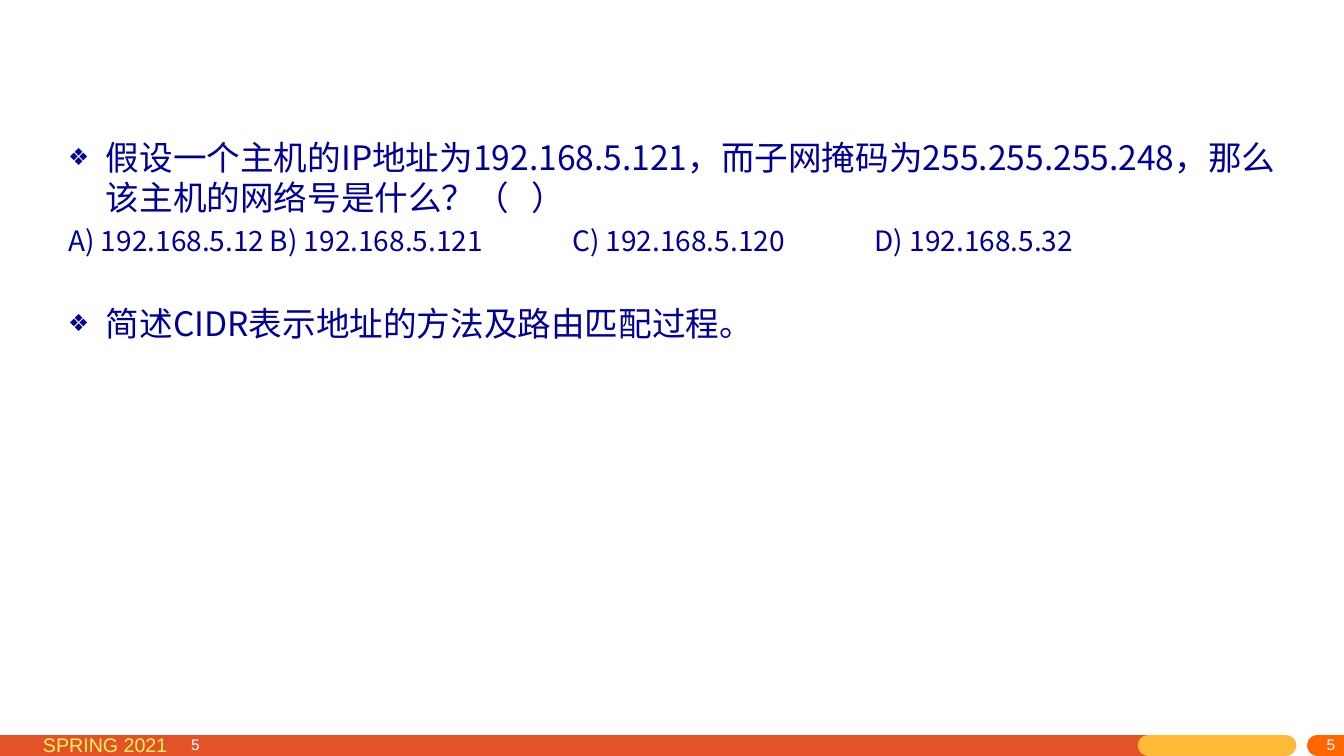
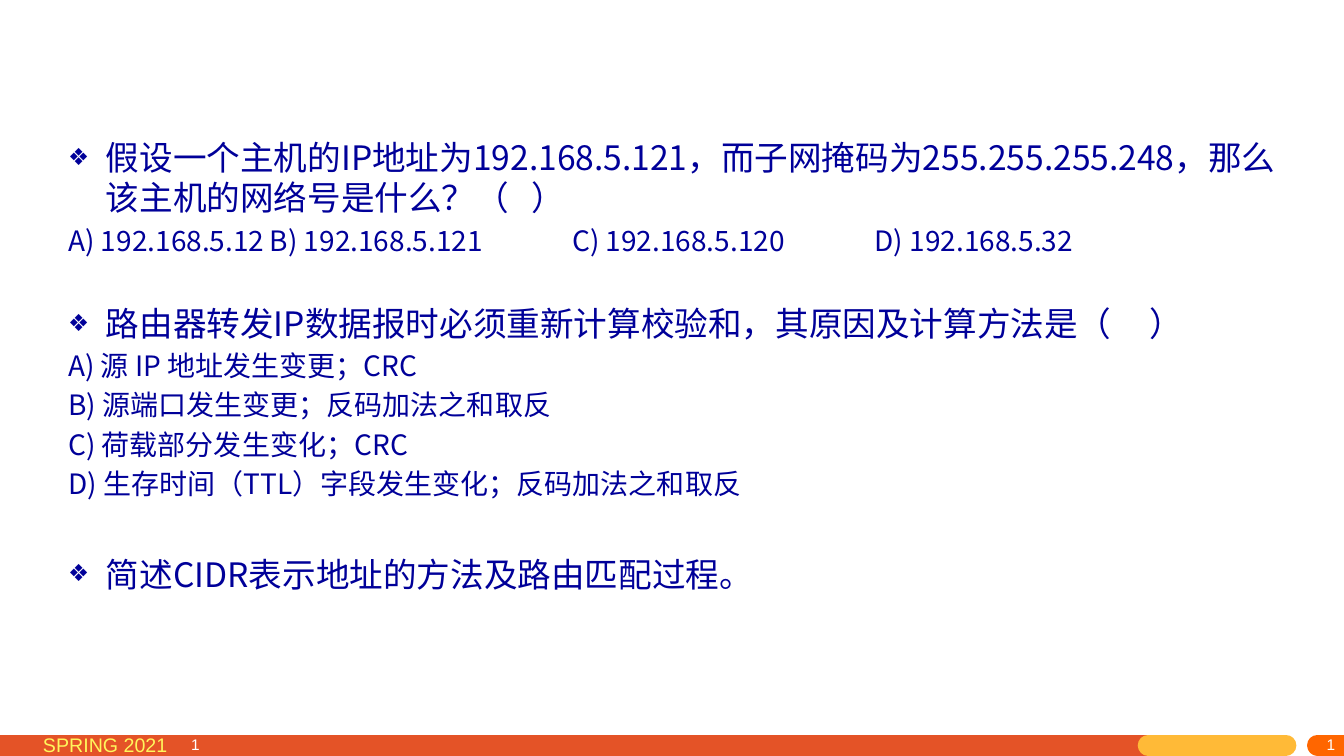
Before and after one commit to network-whu/2021, a slide deck: slide 1 of slides/instruction/problems.pptx (slide 5 before the commit). Drawn at 1344x756 pixels with LibreOffice and Linux fonts; fonts in the diff are those of the drawing. Boxes give left, top, right and bottom in pixels: in the first picture for what was removed or moved away, otherwise in the second. Text is boxed around its words. In the diff, an @@ line names an element or a change of style, - is before the commit and + after.

```diff
--- a/slides/instruction/problems.pptx
+++ b/slides/instruction/problems.pptx
@@ text at (68, 307, 1112, 500): paragraphs added @@
+❖ 路由器转发IP数据报时必须重新计算校验和，其原因及计算方法是（ ）
+A) 源 IP 地址发生变更；CRC
+B) 源端口发生变更；反码加法之和取反
+C) 荷载部分发生变化；CRC
+D) 生存时间（TTL）字段发生变化；反码加法之和取反
@@ page number at (191, 739, 200, 750): text changed @@
-5
+1
@@ page number at (1085, 738, 1344, 756): text changed @@
-5
+1
@@ page number at (1325, 739, 1334, 750): text changed @@
-5
+1
```
Also in this commit, not shown: 1 other slide changed, 1 slide added, 1 other file.
